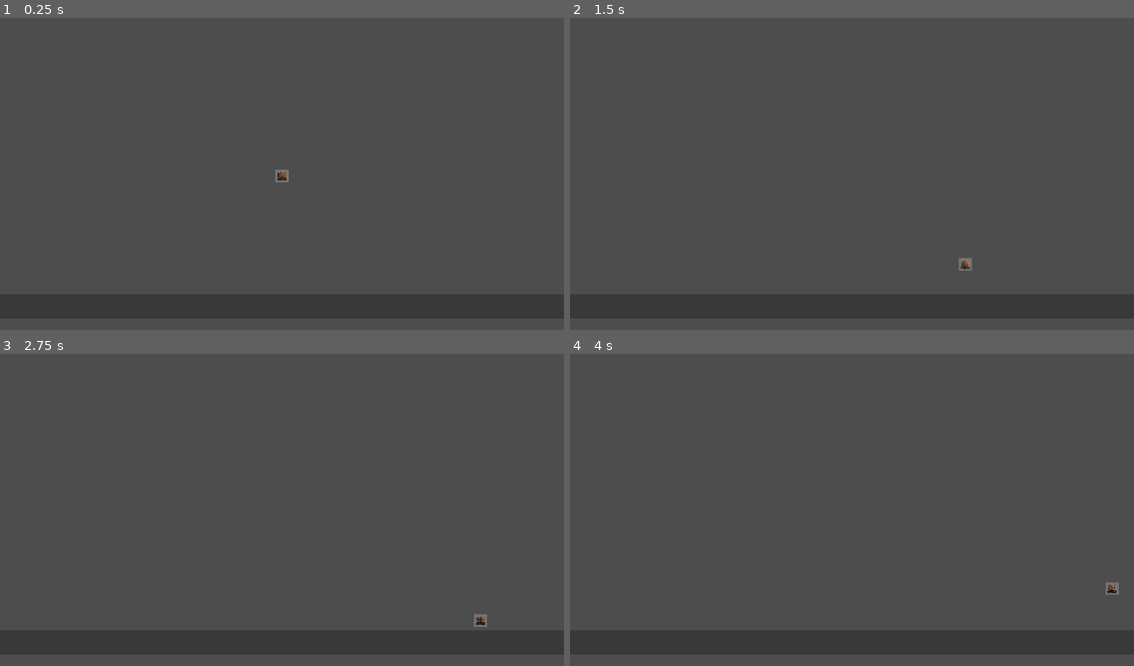
Above: before the commit, frames 1-4 (two rows, left to right).
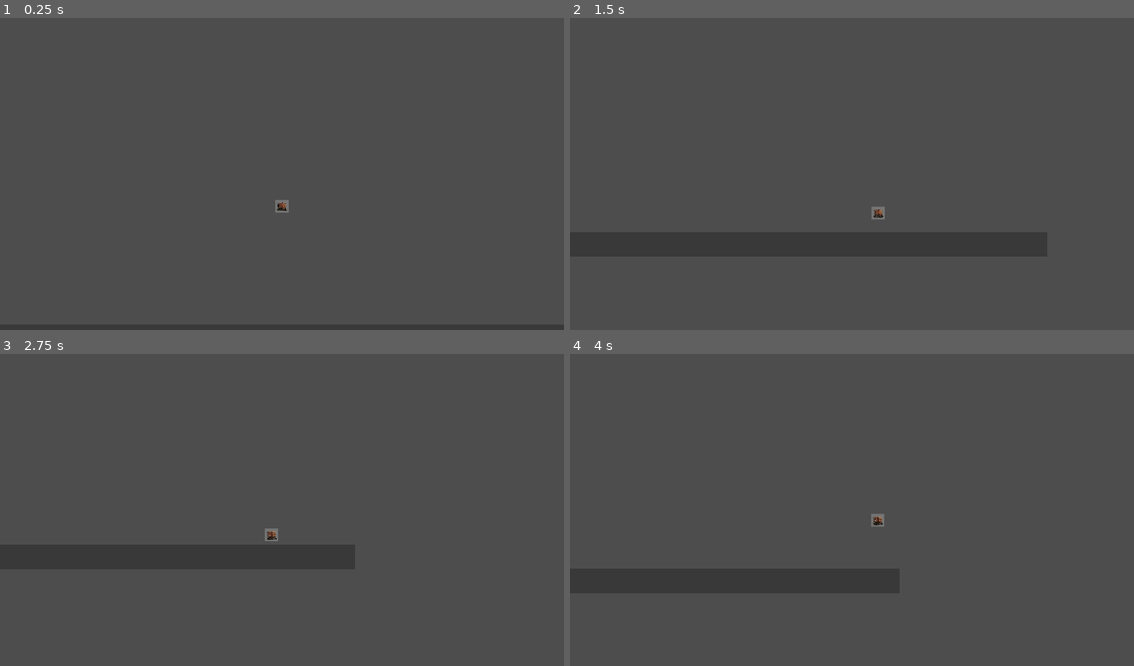
Above: after the commit, the same moments.

Repository: uzakotim/bytebit
Game: Godot game, scene res://Scenes/World.tscn
Two runs of this game, one before a commit and one after it. Both use one fixed random seed, a clock stepped at 60 frames per second and the inputs below.
Inputs:
- Up to frame 1 (0.25 s): no input
- Up to frame 2 (1.5 s): tap Enter (ui_accept) at 0.5, 0.6, 0.77, 1.07, 1.35 s; hold Right (ui_right) from 0.53 s (still down)
- Up to frame 3 (2.75 s): tap Enter (ui_accept) at 1.52, 1.82, 2.1 s; release Right (ui_right) at 2.03 s; hold Left (ui_left) from 2.03 s (still down)
- Up to frame 4 (4 s): release Left (ui_left) at 2.78 s; hold Right (ui_right) from 2.78 s (still down); tap Enter (ui_accept) at 2.85, 3.02, 3.32, 3.6, 3.77 s

The runs differ from the first frame. In frame 1, 0.2% of the frame differs, in the area x 48-52%, y 48-63%; in frame 2, 0.2%; in frame 3, 0.2%; in frame 4, 0.2%.

Commit message:
following camera

Diff:
--- a/Scenes/Player.tscn
+++ b/Scenes/Player.tscn
@@ -7,12 +7,20 @@
 radius = 20.0
 height = 40.0
 
-[node name="Player" type="CharacterBody2D" unique_id=1048222847]
+[node name="Player" type="CharacterBody2D"]
+unique_id_reader = 1048222847
 script = ExtResource("1_script")
 
-[node name="Sprite2D" type="Sprite2D" parent="." unique_id=1092507998]
+[node name="Sprite2D" type="Sprite2D" parent="."]
+unique_id_reader = 1092507998
 scale = Vector2(0.026638815, 0.02523624)
 texture = ExtResource("2_sprite")
 
-[node name="CollisionShape2D" type="CollisionShape2D" parent="." unique_id=1572797124]
+[node name="CollisionShape2D" type="CollisionShape2D" parent="."]
+unique_id_reader = 1572797124
 shape = SubResource("CapsuleShape2D_capsule")
+
+[node name="Camera2D" type="Camera2D" parent="."]
+position = Vector2(0, -50)
+position_smoothing_enabled = true
+position_smoothing_speed = 5.0
--- a/Scripts/Player.gd
+++ b/Scripts/Player.gd
@@ -9,24 +9,40 @@
 @export var jump_velocity = -400.0
 @export var gravity = 980.0
 
+@export_group("Feel")
+@export var coyote_time = 0.15 # Seconds to allow jump after leaving ledge
+@export var jump_buffer_time = 0.1 # Seconds to "remember" jump press before landing
+
+var coyote_timer = 0.0
+var jump_buffer_timer = 0.0
+
 func _physics_process(delta):
+	# Handle Timers
+	coyote_timer -= delta
+	jump_buffer_timer -= delta
+
 	# Apply Gravity
 	if not is_on_floor():
 		velocity.y += gravity * delta
+	else:
+		coyote_timer = coyote_time # Reset coyote time while on floor
 
-	# Handle Jump
-	if Input.is_action_just_pressed("ui_accept") and is_on_floor():
+	# Handle Jump Input & Buffering
+	if Input.is_action_just_pressed("ui_accept"):
+		jump_buffer_timer = jump_buffer_time
+
+	# Execute Jump (Coyote Time + Buffering)
+	if jump_buffer_timer > 0 and coyote_timer > 0:
 		velocity.y = jump_velocity
+		jump_buffer_timer = 0.0 # Clear buffer
+		coyote_timer = 0.0 # Clear coyote
 
-	# Get Horizontal Input (-1, 0, 1)
+	# Get Horizontal Input
 	var direction = Input.get_axis("ui_left", "ui_right")
 
-	# Skid-Drive Logic (Acceleration & Friction)
 	if direction != 0:
-		# Gradually reach target speed
 		velocity.x = move_toward(velocity.x, direction * speed, acceleration * delta)
 	else:
-		# Gradually come to a stop
 		velocity.x = move_toward(velocity.x, 0, friction * delta)
 
 	move_and_slide()
Not shown: 1 places in Scenes/Player.tscn that only renumber resources
